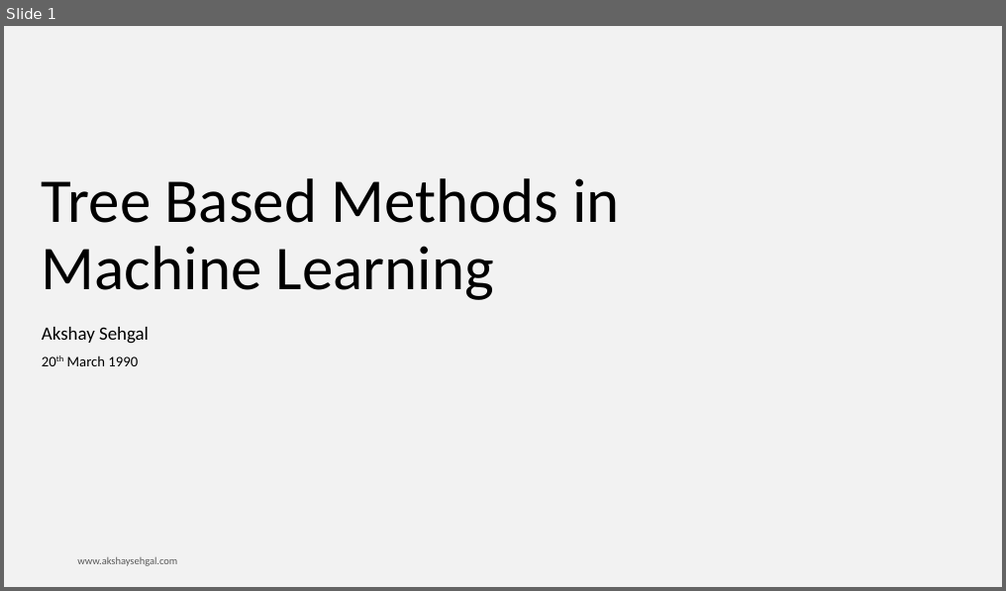
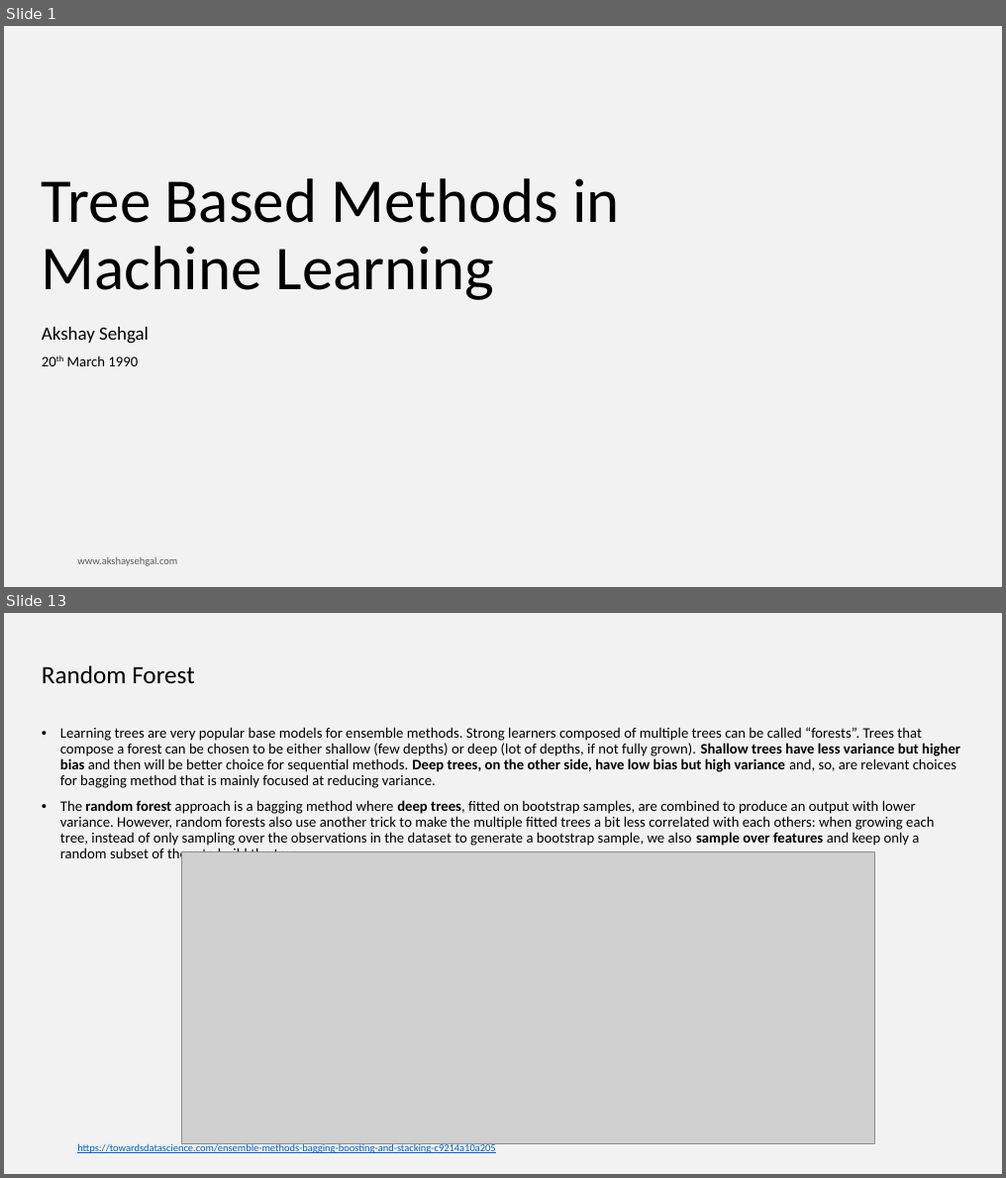
Before and after one commit to RushikeshGholap/Projects, a slide deck: Goal Sheet/ML Book WIP/Tree based methods.pptx. Shown one above the other, each under a label of ours: slide 1 before the commit, slides 1 and 13 after it; the slides between them are not shown. The pictures are 1006x591 and 1006x1178 pixels, drawn with LibreOffice and Linux fonts; fonts in the diff are those of the drawing; grey boxes stand for pictures; background and template pictures are left out. Boxes give left, top, right and bottom in pixels: in the first picture for what was removed or moved away, otherwise in the second. Text is boxed around its words. In the diff, an @@ line names an element or a change of style, - is before the commit and + after.

Commit message:
ensemble

```diff
--- a/Goal Sheet/ML Book WIP/Tree based methods.pptx
+++ b/Goal Sheet/ML Book WIP/Tree based methods.pptx
@@ slide 13 added at (x1=4, y1=613, x2=1002, y2=1174), background #F2F2F2 @@
@@ title added at (x1=42, y1=665, x2=194, y2=683), 24 pt, text #000000 @@
+Random Forest
@@ text added at (x1=60, y1=727, x2=960, y2=863), 14 pt, text #000000 @@
+• Learning trees are very popular base models for ensemble methods. Strong learners composed of multiple trees can be called “forests”. Trees that compose a forest can be chosen to be either shallow (few depths) or deep (lot of depths, if not fully grown). Shallow trees have less variance but higher bias and then will be better choice for sequential methods. Deep trees, on the other side, have low bias but high variance and, so, are relevant choices for bagging method that is mainly focused at reducing variance.
+• The random forest approach is a bagging method where deep trees, fitted on bootstrap samples, are combined to produce an output with lower variance. However, random forests also use another trick to make the multiple fitted trees a bit less correlated with each others: when growing each tree, instead of only sampling over the observations in the dataset to generate a bootstrap sample, we also sample over features and keep only a random subset of them to build the tree.
@@ picture added at (x1=181, y1=853, x2=874, y2=1145) @@
@@ text added at (x1=77, y1=1144, x2=495, y2=1154), 10 pt, text #0563C1, underline @@
+https://towardsdatascience.com/ensemble-methods-bagging-boosting-and-stacking-c9214a10a205
```
Also in this commit, not shown: 1 slide changed, 10 other slides added, 1 slide removed, 2 other files.
